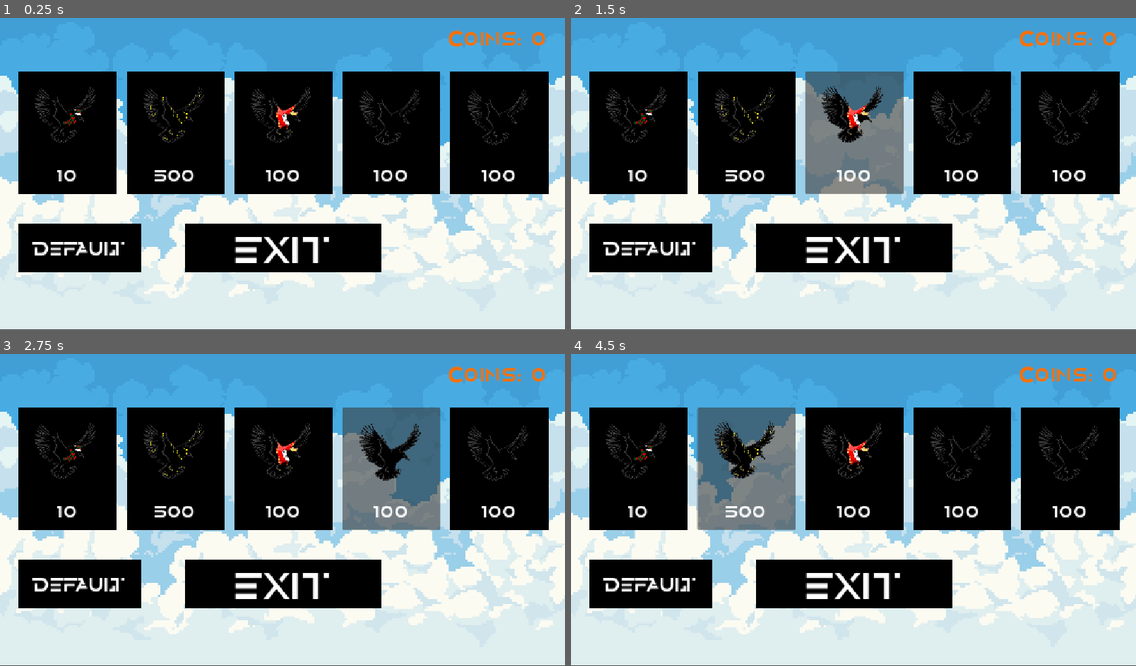
Above: before the commit, frames 1-4 (two rows, left to right).
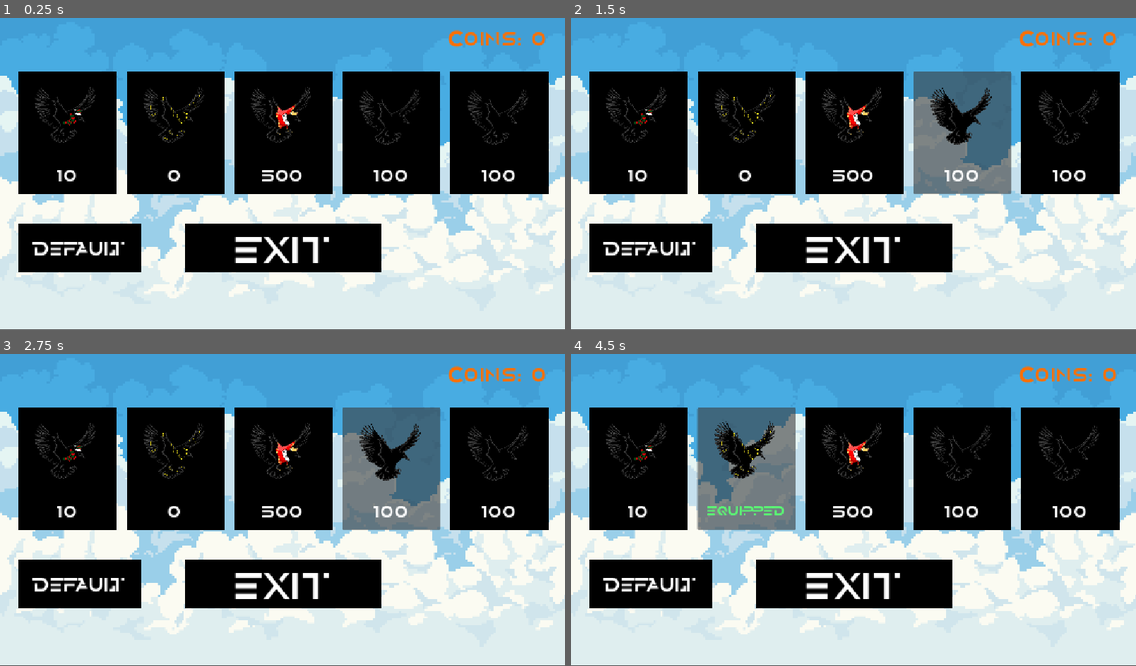
Above: after the commit, the same moments.

Repository: MultiplayerJake/GameJam-Crow-Smash
Game: Godot game, scene res://Scenes/MainScenes/Shop.tscn
The game is run twice, just before and just after one commit, with the same random seed, the same clock (stepped at 60 frames per second) and the same inputs. This scene is started directly instead of the project's main scene.
Inputs:
- Up to frame 1 (0.25 s): no input
- Up to frame 2 (1.5 s): click "500" at 0.5 s; click "100" at 1.25 s
- Up to frame 3 (2.75 s): click "100" at 2 s
- Up to frame 4 (4.5 s): click "100" at 2.75 s; click "10" at 3.5 s; click "500" (after the commit: "0") at 4.25 s

The runs differ from the first frame. In frame 1, 0.3% of the frame differs, in the area x 27-54%, y 48-53%; in frame 2, 12%, in the area x 27-78%, y 17-57%; in frame 3, 0.3%; in frame 4, 0.5%.

Commit message:
Updated some small things

Diff:
--- a/Scenes/MainScenes/Shop.tscn
+++ b/Scenes/MainScenes/Shop.tscn
@@ -77,7 +77,6 @@
 theme_override_colors/font_color = Color(1, 1, 1, 1)
 theme_override_fonts/font = ExtResource("2_font")
 theme_override_font_sizes/font_size = 40
-text = "500"
 horizontal_alignment = 1
 vertical_alignment = 1
 
@@ -109,7 +108,7 @@
 theme_override_colors/font_color = Color(1, 1, 1, 1)
 theme_override_fonts/font = ExtResource("2_font")
 theme_override_font_sizes/font_size = 40
-text = "100"
+text = "500"
 horizontal_alignment = 1
 vertical_alignment = 1
 
--- a/Scripts/ball.gd
+++ b/Scripts/ball.gd
@@ -13,7 +13,6 @@
 func _physics_process(delta: float) -> void:
 	# Move the ball and check for collisions
 	var collision := move_and_collide(velocity * delta)
-	print(rotationx)
 
 	if collision:
 		var collider = collision.get_collider()
